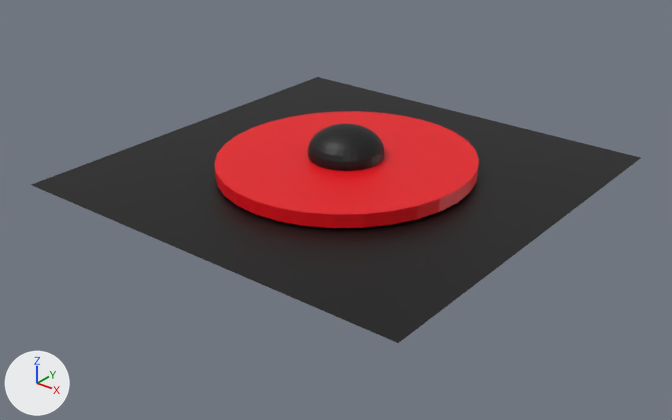
Renders of the FBX model Harpa/Assets/Models/FigurasPuzzle1/Figura4.fbx from each side of a commit.
One viewpoint serves both versions: a camera (50 mm lens) standing at (3.12, -3.99, 2.14) and looking at (0.05, -0.15, -0.24). Arrows for +X, +Y and +Z are at lower left; the lights stay in place.

Script lines for the objects in view, before the commit:
```python
me_cylinder = bpy.data.meshes.new('Cylinder')
me_cylinder.from_pydata(...)  # 550 vertices, 547 faces; spans x -1.7..1.68, y -1.63..1.63, z -5.61..2.27
# faces by material slot: [34, 513]
me_cylinder.materials.append(mat_material_002)  # red #e70013
me_cylinder.materials.append(mat_material_001)  # black #000000
ob_cylinder = bpy.data.objects.new('Cylinder', me_cylinder)
ob_cylinder.location = (0.008, 0.0, 0.0)
ob_cylinder.rotation_euler = (0.0, 0.0, 3.142)  # degrees (0, 0, 180)
ob_cylinder.scale = (-0.759, -0.786, -0.0394)
```
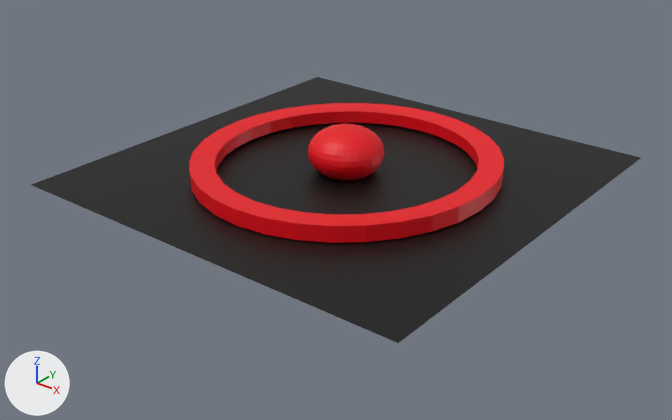
The newer file is also turned or shifted as a whole; pictures and numbers use the older file's frame.

What differs and where, as boxes (x1, y1, x2, y2) in the pictures (672 x 420 px):
part 1 of me_cylinder, built on
    before: (214, 111, 479, 228)
    after: (189, 103, 504, 243)
part 2 of me_cylinder, recoloured (black to red)
    both: (308, 124, 385, 171)

Diff of the bpy script that builds the scene:
```diff
--- a/Harpa/Assets/Models/FigurasPuzzle1/Figura4.fbx.py
+++ b/Harpa/Assets/Models/FigurasPuzzle1/Figura4.fbx.py
@@ me_cylinder @@
 # used by ob_cylinder; location = (0.008, 0.0, 0.0); rotation_euler = (0.0, 0.0, 3.142), in degrees (0, 0, 180); scale = (-0.759, -0.786, -0.0394)
-me_cylinder.from_pydata(...)  # 550 vertices, 547 faces; spans x -1.7..1.68, y -1.63..1.63, z -5.61..2.27
+me_cylinder.from_pydata(...)  # 678 vertices, 705 faces; spans x -1.7..1.68, y -1.63..1.63, z -5.61..2.27
+# me_cylinder part 1
+# 34 faces are deleted
+# 96 vertices are added at x -1.19..1.19, y -1.19..1.19, z -1.19..1.1
+# 32 new vertices lie (0.0, 0.0, 2.38) away from vertices in x -1.19..1.19, y -1.19..1.19, z -1.19
+# 192 new faces join them, mat_material_002 (red #e70013)
+# me_cylinder part 2: 512 faces spanning x -0.31..0.29, y -0.29..0.29, z -5.61..2.27 switch from mat_material_001 (black #000000) to mat_material_002 (red #e70013)
```
